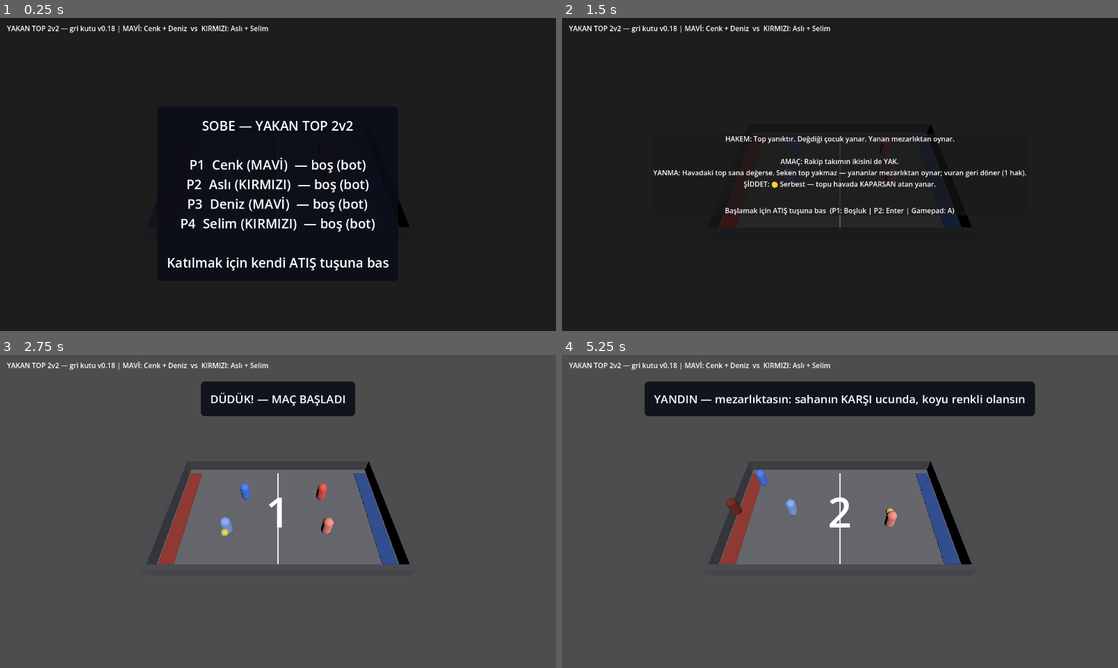
Above: before the commit, frames 1-4 (two rows, left to right).
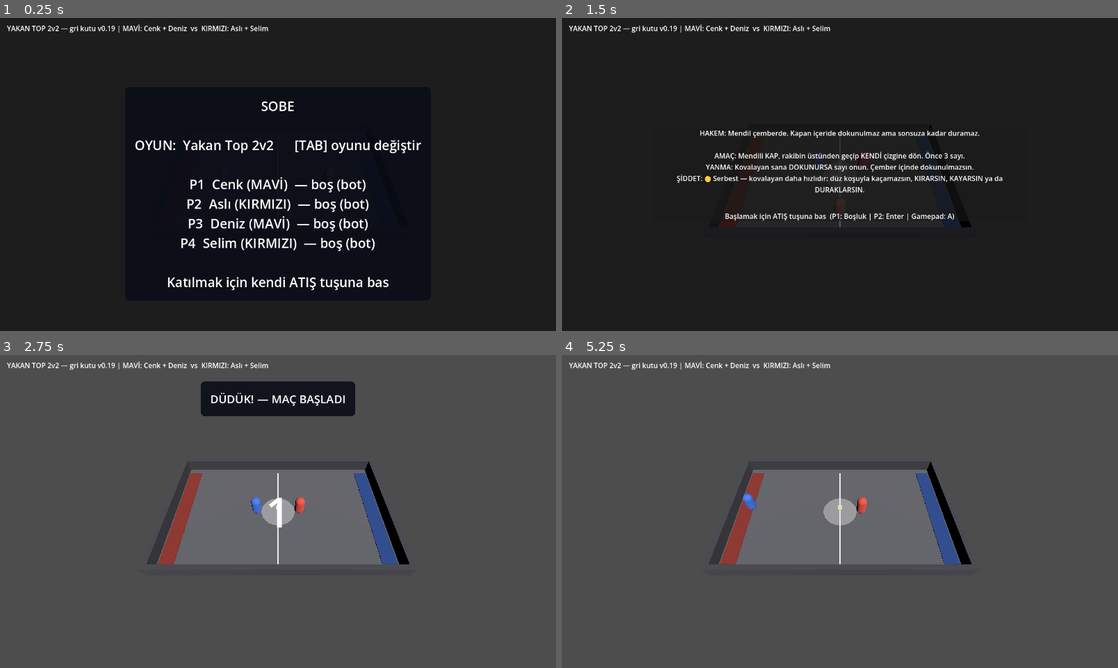
Above: after the commit, the same moments.

Repository: Mchd2323/Sobe
Game: Godot game, scene res://main.tscn
Two runs of this game, one before a commit and one after it. Both use one fixed random seed, a clock stepped at 60 frames per second and the inputs below.
Inputs:
- Up to frame 1 (0.25 s): no input
- Up to frame 2 (1.5 s): tap Enter at 0.5 s; hold D 0.53-1.28 s; hold Tab 0.53-1.28 s; tap Space at 0.77, 1.25 s; hold S from 1.28 s (still down); tap Tab at 1.35 s
- Up to frame 3 (2.75 s): tap Space at 1.52 s; release S at 2.03 s; hold D from 2.03 s (still down); hold Tab from 2.03 s (still down); tap Enter at 2.1 s
- Up to frame 4 (5.25 s): release D at 2.78 s; release Tab at 2.78 s; hold W 2.78-3.53 s; tap Tab at 2.85, 4.55 s; tap Space at 3.02, 3.77, 4.52 s; hold Tab 3.53-4.28 s; hold A 3.53-5.03 s; tap Enter at 4.35 s; hold S from 5.03 s (still down); hold Tab from 5.03 s (still down)

The runs differ from the first frame. In frame 1, 5.0% of the frame differs, in the area x 20-76%, y 2-88%; in frame 2, 4.2%; in frame 3, 0.8%; in frame 4, 8.5%, in the area x 14-86%, y 2-56%.

Commit message:
Lobide oyun secimi: TAB ile Yakan Top <-> Mendil
Mendil yalniz --sobe-round=mendil bayragiyla aciliyordu; kullanici editorden
F5'e basinca hep yakan top geliyordu. Artik lobide TAB oyunu degistiriyor.

- Tur, saha nesneleri ve Kural Karesi birlikte degisiyor
- Top gerekmeyen turda (mendil) sahadan top kaldiriliyor, geri donunce eklenior
- Skor tablosu oyun degisince sifirlaniyor
- Bayrak CI icin duruyor

Dogrulandi: Yakan Top -> top 1, Mendil -> top 0, geri -> top 1.
Iki oyun da bayrakla kosuyor (yakan top SKOR OK, mendil 11.5 sn / 4 karsilasma).

Bu E3'un (Serbest Mac menusu) cekirdegi; menu geldiginde ayni yol kullanilacak.

Co-Authored-By: Claude Opus 5 <noreply@anthropic.com>
Claude-Session: https://claude.ai/code/session_01MTxNxqcJsn6a9ejp78rqrm

Diff:
--- a/scripts/constants.gd
+++ b/scripts/constants.gd
@@ -50,7 +50,7 @@
 
 # GDD §4 dört arkadaş. Koltuk sırası takımı belirler: 0,2 = MAVİ | 1,3 = KIRMIZI
 # Ekranda gösterilen yapı etiketi. TEK YER — elle başka yere yazma.
-const BUILD_LABEL := "v0.18"
+const BUILD_LABEL := "v0.19"
 
 # --- MENDİL KAPMACA (B1 — kaçış düellosu) ---
 # Diziliş: koşucu kendi grubunun TERS hizasında başlar; mendili kapınca rakibin
--- a/scripts/main.gd
+++ b/scripts/main.gd
@@ -14,6 +14,10 @@
 var score_board: ScoreBoard
 
 var _rule_panel: PanelContainer
+var _rule_label: Label
+var oyun_idx := 0
+var _tab_basili := false
+const OYUNLAR := ["Yakan Top 2v2", "Mendil Kapmaca 1v1"]
 var _result_label: Label
 var _score_label: Label
 var _countdown_label: Label
@@ -38,18 +42,18 @@
 
 	# Hangi oyun? (CI ve testler için; E3'te menüye dönüşecek)
 	#   godot --headless --path . -- --sobe-round=mendil
-	current_round = YakanTopRound.new()
 	for a in OS.get_cmdline_user_args():
 		if a == "--sobe-round=mendil":
-			current_round = MendilRound.new()
-	add_child(current_round)
+			oyun_idx = 1
+	_kur_tur()
 	current_round.round_finished.connect(_on_round_finished)
 
 	_build_ui()
 	_spawn_players()
-	if current_round.needs_ball():
-		_spawn_ball(Vector3(0, 0.5, 0))
+
 	current_round.setup(players, self)
+	if _rule_label != null:
+		_rule_label.text = Briefing.render(current_round)
 	_on_phase_changed(flow.phase)   # LOBİ ekranını çiz
 
 	# CI bot maçı kancası — YALNIZ bayrakla yüklenir, normal oyunda hiç dokunulmaz.
@@ -95,6 +99,12 @@
 
 	# LOBİ: ilk basış koltuğa oturtur, ikinci basış maçı başlatır
 	if flow.phase == GameFlow.Phase.LOBBY:
+		if Input.is_physical_key_pressed(KEY_TAB) and not _tab_basili:
+			_tab_basili = true
+			_oyun_degistir()
+			return
+		if not Input.is_physical_key_pressed(KEY_TAB):
+			_tab_basili = false
 		for i in range(4):
 			var a := "p%d_action" % (i + 1)
 			if InputMap.has_action(a) and Input.is_action_just_pressed(a):
@@ -124,7 +134,7 @@
 			p.brain = null
 
 func _lobby_text() -> String:
-	var t := "SOBE — YAKAN TOP 2v2\n\n"
+	var t := "SOBE\n\nOYUN:  %s      [TAB] oyunu değiştir\n\n" % OYUNLAR[oyun_idx]
 	for i in range(4):
 		var tag: String = "%s (%s)" % [Cfg.CHARACTERS[i], Cfg.TEAM_NAMES[i % 2]]
 		if flow.joined[i]:
@@ -145,6 +155,34 @@
 		if not p.is_bot and p.is_burned:
 			return true
 	return false
+
+# Turu kur / değiştir. Lobide oyun seçimi buradan geçer.
+func _kur_tur() -> void:
+	if current_round != null:
+		current_round.queue_free()
+	current_round = MendilRound.new() if oyun_idx == 1 else YakanTopRound.new()
+	add_child(current_round)
+	current_round.round_finished.connect(_on_round_finished)
+
+	# Top gerekmeyen turda sahada top durmasın.
+	if current_round.needs_ball():
+		if balls.is_empty():
+			_spawn_ball(Vector3(0, 0.5, 0))
+	else:
+		for b in balls:
+			b.queue_free()
+		balls.clear()
+
+	if players.size() > 0:
+		current_round.setup(players, self)
+	if _rule_label != null:
+		_rule_label.text = Briefing.render(current_round)
+	score_board.reset()
+
+func _oyun_degistir() -> void:
+	oyun_idx = (oyun_idx + 1) % OYUNLAR.size()
+	_kur_tur()
+	_phase_label.text = _lobby_text()
 
 func _action_just_pressed() -> bool:
 	for i in range(1, 5):
@@ -314,7 +352,8 @@
 	var vbox := VBoxContainer.new()
 	vbox.add_theme_constant_override("separation", 12)
 	_rule_panel.add_child(vbox)
-	var l := Label.new()
+	_rule_label = Label.new()
+	var l := _rule_label
 	l.text = Briefing.render(current_round)   # rol bazlı kart(lar) + Hakem satırı
 	l.horizontal_alignment = HORIZONTAL_ALIGNMENT_CENTER
 	l.autowrap_mode = TextServer.AUTOWRAP_WORD_SMART
Not shown, changed: README.md
